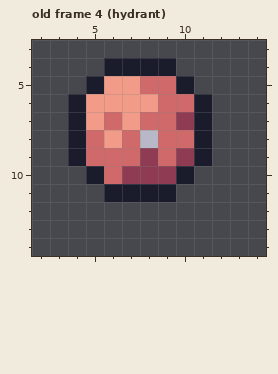
Two versions of one pixel-art file, art/props.aseprite. The picture above is the old version.
16x16 pixels, 71 frames. Shown: old frame 4 (hydrant): x 2..14, y 3..14.
New version:
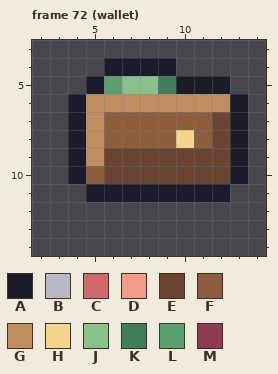
Palette (. is transparent): A #1a1c2c  B #b8b8c8  C #d06a6a  D #f29b88  E #6b4432  F #8f5e3e  G #c08e5e  H #f4d58d  J #86c28a  K #3f7d5c  L #58a06f  M #8e3b53
A new or re-ordered frame is compared with the old frame closest to it.
Changes in this commit:
frames 71 -> 72
Changed rows in their new state; - is an unchanged pixel.
Frame 72 (wallet) is new; against old frame 4 (hydrant):
first column x 4:
 5 --LJJK-AA-
 6 -GGGGGGGGA
 7 -GFFFFFFEA
 8 -GFFFFHFEA
 9 -GEEEEEEEA
10 AFEEEEEEEA
11 -A----AAA-
Where, in picture pixels (left, top, right, bottom), the same in both pictures:
changed: (68, 76, 248, 202)
